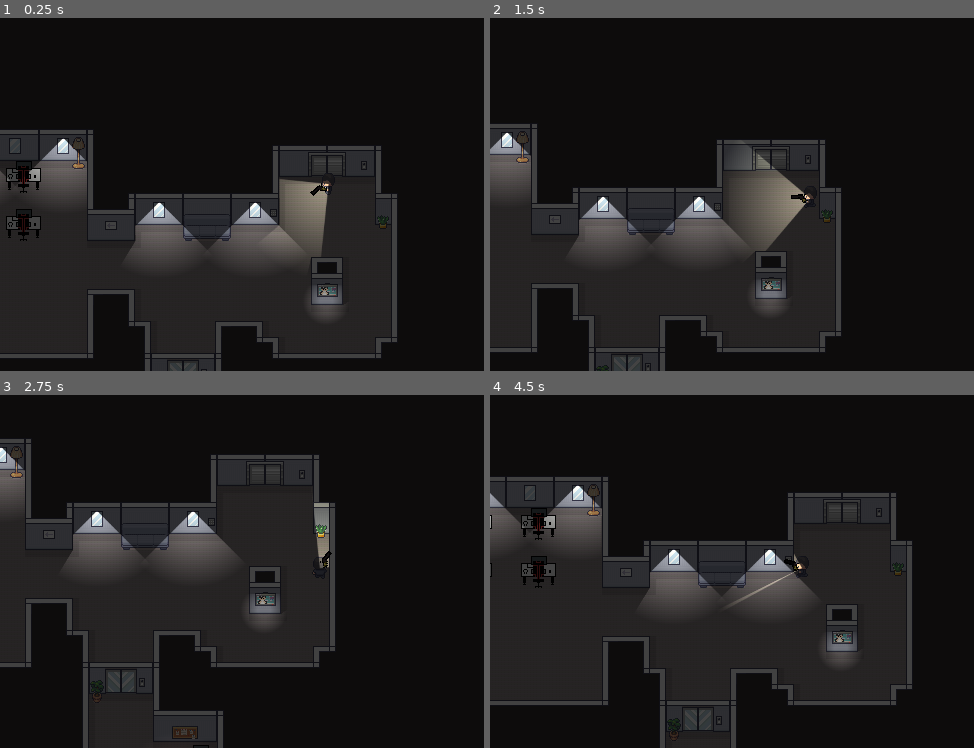
Above: before the commit, frames 1-4 (two rows, left to right).
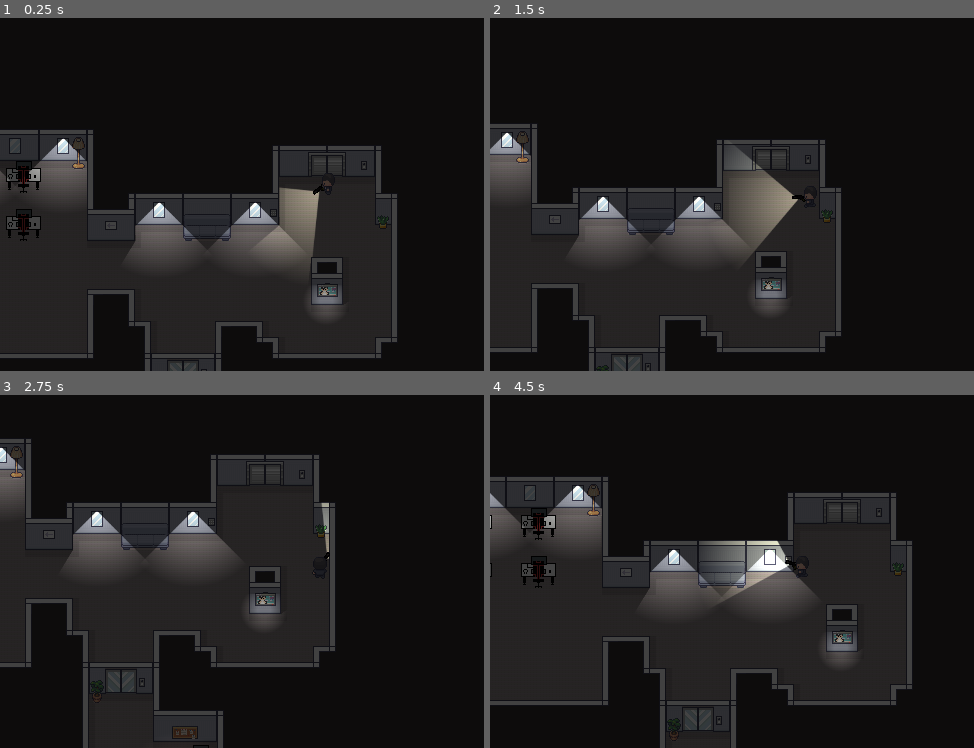
Above: after the commit, the same moments.

Repository: michalkornaus/office-inferno
Game: Godot game, scene res://Scenes/GameScene.tscn
Two runs of this game, one before a commit and one after it. Both use one fixed random seed, a clock stepped at 60 frames per second and the inputs below.
Inputs (mouse positions are in pixels of both pictures, inside the frame that each line leads up to):
- Up to frame 1 (0.25 s): no input
- Up to frame 2 (1.5 s): move the mouse to (949, 173) at 0.52 s; hold D (right) 0.53-1.28 s; move the mouse to (683, 208) at 1.27 s; hold S (down) from 1.28 s (still down)
- Up to frame 3 (2.75 s): move the mouse to (382, 490) at 2.02 s; release S (down) at 2.03 s; hold D (right) from 2.03 s (still down)
- Up to frame 4 (4.5 s): tap Enter at 2.75 s; move the mouse to (780, 638) at 2.77 s; release D (right) at 2.78 s; hold W (up) 2.78-3.53 s; move the mouse to (outside the picture) at 3.52 s; hold A (left) from 3.53 s (still down); move the mouse to (615, 515) at 4.27 s

The runs differ from the first frame. In frame 1, 0.6% of the frame differs, in the area x 57-68%, y 45-72%; in frame 2, 0.7%; in frame 3, 0.3%; in frame 4, 2.0%, in the area x 45-65%, y 41-60%.

Commit message:
Bat enemy

Diff:
--- /dev/null
+++ b/Scenes/DemonBat.tscn
@@ -0,0 +1,53 @@
+[gd_scene load_steps=8 format=3 uid="uid://cn3mftxvn0ajl"]
+
+[ext_resource type="Texture2D" uid="uid://dctyu0v4vy64r" path="res://Textures/Nietoperek.png" id="1_refi1"]
+
+[sub_resource type="AtlasTexture" id="AtlasTexture_eu0qi"]
+atlas = ExtResource("1_refi1")
+region = Rect2(0, 0, 20, 20)
+
+[sub_resource type="AtlasTexture" id="AtlasTexture_n58om"]
+atlas = ExtResource("1_refi1")
+region = Rect2(20, 0, 20, 20)
+
+[sub_resource type="AtlasTexture" id="AtlasTexture_1h80p"]
+atlas = ExtResource("1_refi1")
+region = Rect2(40, 0, 20, 20)
+
+[sub_resource type="AtlasTexture" id="AtlasTexture_kvo6b"]
+atlas = ExtResource("1_refi1")
+region = Rect2(60, 0, 20, 20)
+
+[sub_resource type="SpriteFrames" id="SpriteFrames_2sw3y"]
+animations = [{
+"frames": [{
+"duration": 1.0,
+"texture": SubResource("AtlasTexture_eu0qi")
+}, {
+"duration": 1.0,
+"texture": SubResource("AtlasTexture_n58om")
+}, {
+"duration": 1.0,
+"texture": SubResource("AtlasTexture_1h80p")
+}, {
+"duration": 1.0,
+"texture": SubResource("AtlasTexture_kvo6b")
+}],
+"loop": true,
+"name": &"fly",
+"speed": 5.0
+}]
+
+[sub_resource type="CircleShape2D" id="CircleShape2D_dm8oq"]
+radius = 5.0
+
+[node name="DemonBat" type="CharacterBody2D"]
+
+[node name="AnimatedSprite2D" type="AnimatedSprite2D" parent="."]
+sprite_frames = SubResource("SpriteFrames_2sw3y")
+animation = &"fly"
+autoplay = "fly"
+frame_progress = 0.22637
+
+[node name="CollisionShape2D" type="CollisionShape2D" parent="."]
+shape = SubResource("CircleShape2D_dm8oq")
--- a/Scenes/GameScene.tscn
+++ b/Scenes/GameScene.tscn
@@ -13,6 +13,7 @@
 [ext_resource type="Script" path="res://Scripts/Flashlight.gd" id="8_3ilbq"]
 [ext_resource type="Texture2D" uid="uid://bwmkwolp74f4p" path="res://Textures/flashlight_pointlight.png" id="9_un40d"]
 [ext_resource type="Texture2D" uid="uid://dqobp032wic6s" path="res://Textures/Pistol.png" id="10_07y56"]
+[ext_resource type="PackedScene" uid="uid://cn3mftxvn0ajl" path="res://Scenes/DemonBat.tscn" id="14_atbet"]
 
 [sub_resource type="OccluderPolygon2D" id="OccluderPolygon2D_jbkn2"]
 polygon = PackedVector2Array(-8, -8, 8, -8, 8, -8, -8, -8)
@@ -25,6 +26,12 @@
 
 [sub_resource type="OccluderPolygon2D" id="OccluderPolygon2D_bnjad"]
 polygon = PackedVector2Array(-8, -8, 8, -8, 8, 8, -8, 8)
+
+[sub_resource type="NavigationPolygon" id="NavigationPolygon_jyjel"]
+vertices = PackedVector2Array(8, 8, -8, 8, -8, -8, 8, -8)
+polygons = Array[PackedInt32Array]([PackedInt32Array(0, 1, 2, 3)])
+outlines = Array[PackedVector2Array]([PackedVector2Array(-8, -8, 8, -8, 8, 8, -8, 8)])
+agent_radius = 0.0
 
 [sub_resource type="OccluderPolygon2D" id="OccluderPolygon2D_013o7"]
 polygon = PackedVector2Array(8, -8, 8, -8, 8, 8, 8, 8)
@@ -222,8 +229,11 @@
 12:7/0 = 0
 13:7/0 = 0
 14:7/0 = 0
+14:7/0/navigation_layer_0/polygon = SubResource("NavigationPolygon_jyjel")
 15:7/0 = 0
+15:7/0/navigation_layer_0/polygon = SubResource("NavigationPolygon_jyjel")
 16:7/0 = 0
+16:7/0/navigation_layer_0/polygon = SubResource("NavigationPolygon_jyjel")
 0:8/0 = 0
 0:8/0/physics_layer_0/polygon_0/points = PackedVector2Array(-8, -8, 8, -8, 8, 8, -8, 8)
 1:8/0 = 0
@@ -242,8 +252,11 @@
 12:8/0 = 0
 13:8/0 = 0
 14:8/0 = 0
+14:8/0/navigation_layer_0/polygon = SubResource("NavigationPolygon_jyjel")
 15:8/0 = 0
+15:8/0/navigation_layer_0/polygon = SubResource("NavigationPolygon_jyjel")
 16:8/0 = 0
+16:8/0/navigation_layer_0/polygon = SubResource("NavigationPolygon_jyjel")
 0:9/0 = 0
 0:9/0/physics_layer_0/polygon_0/points = PackedVector2Array(-8, -8, 8, -8, 8, 8, -8, 8)
 1:9/0 = 0
@@ -482,6 +495,7 @@
 [sub_resource type="TileSet" id="TileSet_31pc1"]
 occlusion_layer_0/light_mask = 1
 physics_layer_0/collision_layer = 1
+navigation_layer_0/layers = 1
 sources/1 = SubResource("TileSetAtlasSource_5emeg")
 
 [sub_resource type="TileSetAtlasSource" id="TileSetAtlasSource_ljmk0"]
@@ -2126,6 +2140,7 @@
 
 [node name="FlashLight" type="PointLight2D" parent="Player/ItemsHolder"]
 texture_filter = 1
+position = Vector2(12, -4.34399e-05)
 rotation = -1.5708
 color = Color(1, 1, 0.839216, 1)
 energy = 0.9
@@ -2137,7 +2152,7 @@
 
 [node name="GunSprite2D" type="Sprite2D" parent="Player/ItemsHolder"]
 position = Vector2(10, -3.66092e-05)
-scale = Vector2(1.5, 1.5)
+scale = Vector2(1.25, 1.25)
 texture = ExtResource("10_07y56")
 
 [node name="Camera2D" type="Camera2D" parent="." node_paths=PackedStringArray("player")]
@@ -2149,3 +2164,6 @@
 texture_filter = 1
 tile_map_data = PackedByteArray("AAD//wQAAQAMAAMAAQD+/wQAAQAMAAMAAQA=")
 tile_set = SubResource("TileSet_31pc1")
+
+[node name="DemonBat" parent="." instance=ExtResource("14_atbet")]
+position = Vector2(-262, 0)
--- a/Scripts/PlayerMovement.gd
+++ b/Scripts/PlayerMovement.gd
@@ -2,6 +2,7 @@
 
 @export var speed = 100
 @onready var animated_sprite: AnimatedSprite2D = $AnimatedSprite2D
+@onready var item_holder: Node2D = $ItemsHolder
 @onready var gun_sprite: Sprite2D = $ItemsHolder/GunSprite2D
 
 func get_input():
@@ -14,12 +15,16 @@
 	var deg_rot = rad_to_deg(rad_rot)
 	var dir_string: String
 	if deg_rot > 45 && deg_rot <= 135:
+		item_holder.show_behind_parent = false
 		dir_string = "front"
 	elif deg_rot > -45 && deg_rot <= 45:
+		item_holder.show_behind_parent = true
 		dir_string = "right"
 	elif deg_rot > 135 || deg_rot <= -135:
+		item_holder.show_behind_parent = true
 		dir_string = "left"
 	elif deg_rot > -135 && deg_rot <= -45:
+		item_holder.show_behind_parent = true
 		dir_string = "back"
 	if velocity.length() > 0:
 		animated_sprite.animation = "run_" + dir_string
--- a/project.godot
+++ b/project.godot
@@ -19,7 +19,7 @@
 
 window/size/viewport_width=640
 window/size/viewport_height=360
-window/size/mode=4
+window/size/mode=2
 window/stretch/mode="viewport"
 window/stretch/scale_mode="integer"
 
Not shown: 1 places in Scenes/GameScene.tscn that only renumber resources
Binary file added: Textures/Nietoperek.png
Not shown, added: Textures/Nietoperek.png.import
